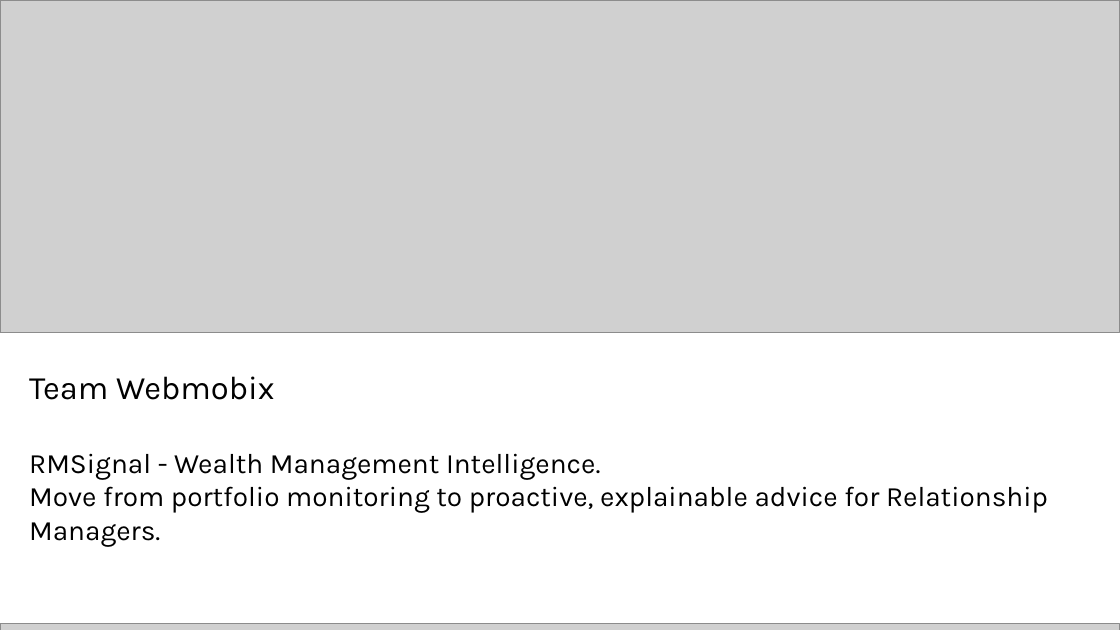
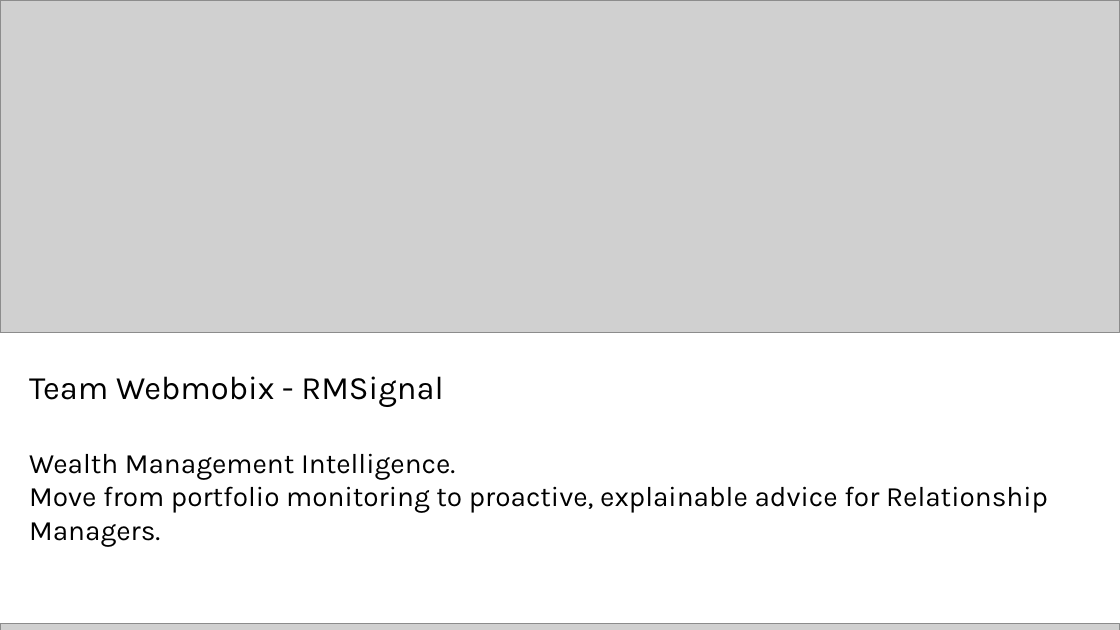
Before and after one commit to webmobix/rmsignal, a slide deck: slide 1 of docs/RMSignal-submission.pptx. Drawn at 1120x630 pixels with LibreOffice and Linux fonts; fonts in the diff are those of the drawing; grey boxes stand for pictures. Boxes give left, top, right and bottom in pixels: in the first picture for what was removed or moved away, otherwise in the second. Text is boxed around its words. In the diff, an @@ line names an element or a change of style, - is before the commit and + after.

```diff
--- a/docs/RMSignal-submission.pptx
+++ b/docs/RMSignal-submission.pptx
@@ text at (x1=29, y1=376, x2=455, y2=479): text changed @@
-Team Webmobix
-RMSignal - Wealth Management Intelligence.
+Team Webmobix - RMSignal
+Wealth Management Intelligence.
```
Also in this commit, not shown: 5 other slides changed, 5 other files.
